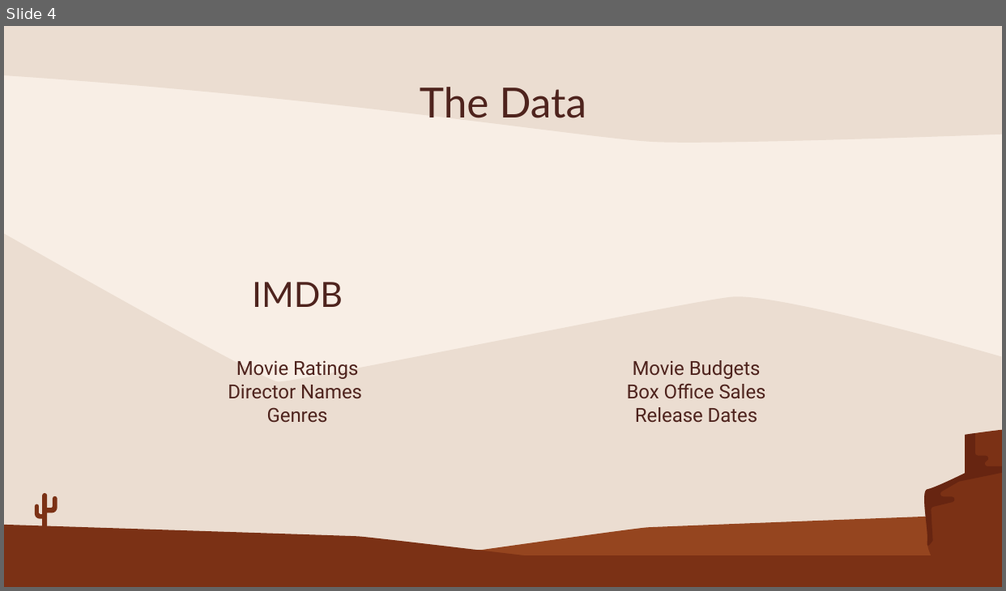
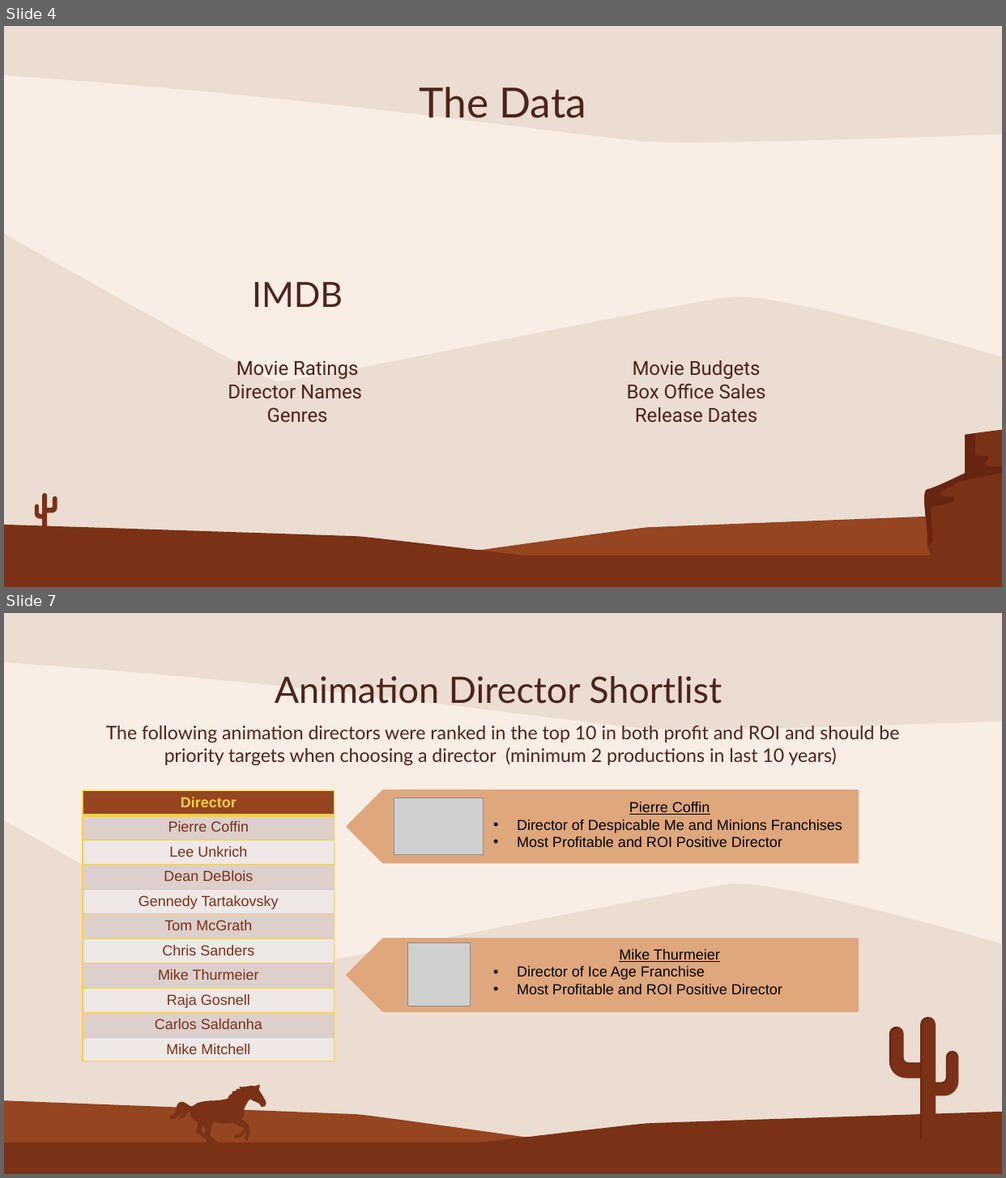
Before and after one commit to michael-pozo/Movie-Data-Analysis-, a slide deck: Movie Industry Analysis .pptx. Shown one above the other, each under a label of ours: slide 4 before the commit, slides 4 and 7 after it; the slides between them are not shown. The pictures are 1006x591 and 1006x1178 pixels, drawn with LibreOffice and Linux fonts; fonts in the diff are those of the drawing; grey boxes stand for pictures. Boxes give left, top, right and bottom in pixels: in the first picture for what was removed or moved away, otherwise in the second. Text is boxed around its words. In the diff, an @@ line names an element or a change of style, - is before the commit and + after.

```diff
--- a/Movie Industry Analysis .pptx
+++ b/Movie Industry Analysis .pptx
@@ slide 7 added at <box>4,613,1002,1174</box>, background #F8EEE5; not listed: 2 template elements that a slide beside it also shows @@
@@ title added at <box>275,676,722,704</box>, 35 pt, text #4E231D @@
+Animation Director Shortlist
@@ text added at <box>106,726,899,766</box>, 18 pt, text #4E231D @@
+The following animation directors were ranked in the top 10 in both profit and ROI and should be priority targets when choosing a director (minimum 2 productions in last 10 years)
@@ table added at <box>83,790,334,1065</box>, 11 rows, 1 columns @@
+Director
+Pierre Coffin
+Lee Unkrich
+Dean DeBlois
+Gennedy Tartakovsky
+Tom McGrath
+Chris Sanders
+Mike Thurmeier
+Raja Gosnell
+Carlos Saldanha
+Mike Mitchell
@@ pentagon arrow added at <box>347,790,858,862</box>, fill #DFA77C, outline #DFA77C 2 pt @@
@@ picture added at <box>394,798,484,855</box> @@
@@ text added at <box>517,802,842,847</box>, 14 pt, text #000000 @@
+Pierre Coffin
+• Director of Despicable Me and Minions Franchises
+• Most Profitable and ROI Positive Director
@@ pentagon arrow added at <box>347,939,858,1012</box>, fill #DFA77C, outline #DFA77C 2 pt @@
@@ picture added at <box>407,943,471,1006</box> @@
@@ text added at <box>517,949,782,995</box>, 14 pt, text #000000 @@
+Mike Thurmeier
+• Director of Ice Age Franchise
+• Most Profitable and ROI Positive Director
@@ freeform shape added at <box>920,1017,936,1139</box>, fill #7B3115 @@
@@ freeform shape added at <box>920,1017,934,1139</box>, fill #49150D at 40% opacity @@
@@ freeform shape added at <box>889,1027,928,1079</box>, fill #7B3115 @@
@@ freeform shape added at <box>889,1027,901,1076</box>, fill #49150D at 40% opacity @@
@@ freeform shape added at <box>907,1063,928,1063</box>, fill #49150D at 40% opacity @@
@@ freeform shape added at <box>925,1051,958,1096</box>, fill #7B3115 @@
@@ freeform shape added at <box>925,1051,957,1096</box>, fill #49150D at 40% opacity @@
@@ freeform shape added at <box>168,1084,266,1148</box>, fill #7B3115 @@
@@ freeform shape added at <box>4,1101,1002,1174</box>, fill #95451F @@
@@ freeform shape added at <box>4,1112,1002,1174</box>, fill #7B3115 @@
```
Also in this commit, not shown: 1 slide changed, 1 other slide added, 3 slides removed, 4 other files.
